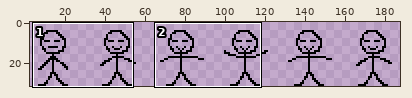
A sprite sheet gets an edit: assets/spritesheets/big_head.png. The picture above shows the old version from afar; the outline marks the close-up.
Close-up. First the earlier version:
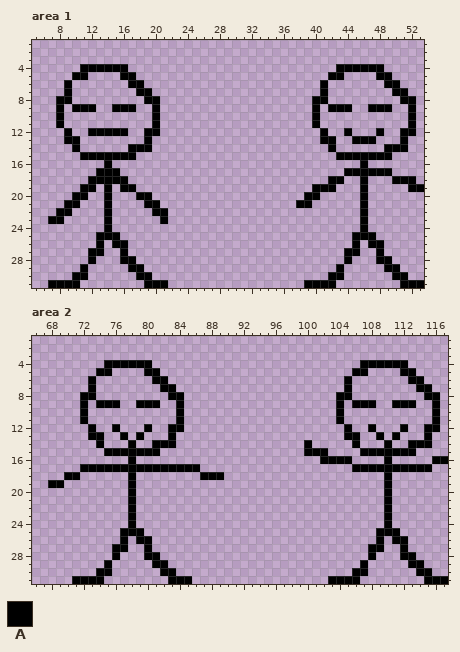
The file is 192x32 pixels. Shown: area 1: x 5..53, y 1..31; area 2: x 66..117, y 1..31. The wide view leaves out empty margins. The commit also changed other parts of the picture, which this record leaves out.
Palette (. is transparent): A #000000
Pixels before, area 1, first column x 7:
 4 ....AAAAAA..........................AAAAAA.....
 5 ...AA....AA........................AA....AA....
 6 ..A.......AA......................A.......AA...
 7 ..A........AA.....................A........AA..
 8 .AA.........AA...................AA.........AA.
 9 .A.AAA..AAA..A...................A.AAA..AAA..A.
10 .A...........A...................A...........A.
11 .A...........A...................A...........A.
12 ..A..AAAAA..AA....................A..A...A..AA.
13 ..AA........A.....................AA..AAA...A..
14 ...A......AAA......................A......AAA..
15 ....AAAAAAA.........................AAAAAAA....
16 .......A...............................A.......
17 ......AAA............................AAAAAA....
18 .....AAAAA.........................AA..A...AAA.
19 ....AA.A.AA......................AAA...A.....AA
20 ...AA..A...AA...................AA.....A.......
21 ..AA...A....AA.................AA......A.......
22 .AA....A.....AA........................A.......
23 AA.....A......A........................A.......
24 .......A...............................A.......
25 ......AAA.............................AAA......
26 ......A.AA............................A.AA.....
27 .....AA..A...........................AA..A.....
28 .....A...AA..........................A...AA....
29 ....A.....AA........................A.....AA...
30 ...AA......AA......................AA......AA..
31 AAAA........AAA.................AAAA........AAA
Pixels before, area 2, first column x 68:
 4 .......AAAAAA..........................AAAAAA.....
 5 ......AA....AA........................AA....AA....
 6 .....A.......AA......................A.......AA...
 7 .....A........AA.....................A........AA..
 8 ....AA.........AA...................AA.........AA.
 9 ....A.AAA..AAA..A...................A.AAA..AAA..A.
10 ....A...........A...................A...........A.
11 ....A...........A...................A...........A.
12 .....A..A...A..AA....................A..A...A..AA.
13 .....AA..A.A...A.....................AA..A.A...A..
14 ......A...A..AAA................A.....A...A..AAA..
15 .......AAAAAAA..................AAA....AAAAAAA....
16 ..........A.......................AAAA....A.....AA
17 ....AAAAAAAAAAAAAAA...................AAAAAAAAAA..
18 ..AA......A........AAA....................A.......
19 AA........A...............................A.......
20 ..........A...............................A.......
21 ..........A...............................A.......
22 ..........A...............................A.......
23 ..........A...............................A.......
24 ..........A...............................A.......
25 .........AAA.............................AAA......
26 .........A.AA............................A.AA.....
27 ........AA..A...........................AA..A.....
28 ........A...AA..........................A...AA....
29 .......A.....AA........................A.....AA...
30 ......AA......AA......................AA......AA..
31 ...AAAA........AAA.................AAAA........AAA
And afterwards:
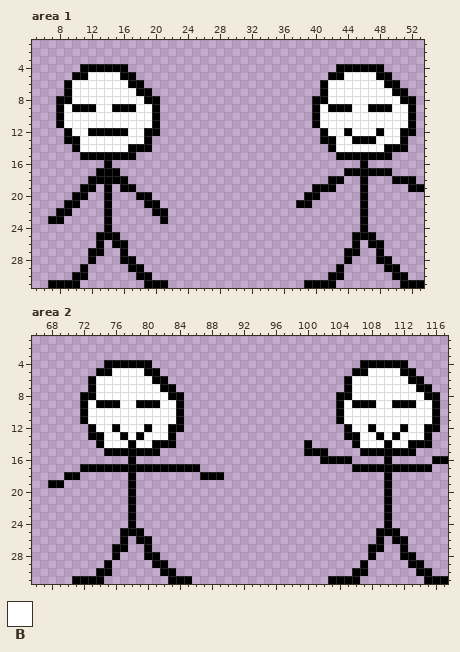
Colours new in this view: B #ffffff
Change:
Area 1:
y 5: x 12..15 .... -> BBBB; x 44..47 .... -> BBBB
y 6: x 10..16 ....... -> BBBBBBB; x 42..48 ....... -> BBBBBBB
y 7: x 10..17 ........ -> BBBBBBBB; x 42..49 ........ -> BBBBBBBB
y 8: x 10..18 ......... -> BBBBBBBBB; x 42..50 ......... -> BBBBBBBBB
y 9: x 9 . -> B; x 13..14 .. -> BB; x 18..19 .. -> BB; x 41 . -> B; x 45..46 .. -> BB; x 50..51 .. -> BB
y 10..11: x 9..19 ........... -> BBBBBBBBBBB; x 41..51 ........... -> BBBBBBBBBBB
y 12: x 10..11 .. -> BB; x 17..18 .. -> BB; x 42..43 .. -> BB; x 45..47 ... -> BBB; x 49..50 .. -> BB
y 13: x 11..18 ........ -> BBBBBBBB; x 43..44 .. -> BB; x 48..50 ... -> BBB
y 14: x 11..16 ...... -> BBBBBB; x 43..48 ...... -> BBBBBB
Area 2:
y 5: x 76..79 .... -> BBBB; x 108..111 .... -> BBBB
y 6: x 74..80 ....... -> BBBBBBB; x 106..112 ....... -> BBBBBBB
y 7: x 74..81 ........ -> BBBBBBBB; x 106..113 ........ -> BBBBBBBB
y 8: x 74..82 ......... -> BBBBBBBBB; x 106..114 ......... -> BBBBBBBBB
y 9: x 73 . -> B; x 77..78 .. -> BB; x 82..83 .. -> BB; x 105 . -> B; x 109..110 .. -> BB; x 114..115 .. -> BB
y 10..11: x 73..83 ........... -> BBBBBBBBBBB; x 105..115 ........... -> BBBBBBBBBBB
y 12: x 74..75 .. -> BB; x 77..79 ... -> BBB; x 81..82 .. -> BB; x 106..107 .. -> BB; x 109..111 ... -> BBB; x 113..114 .. -> BB
y 13: x 75..76 .. -> BB; x 78 . -> B; x 80..82 ... -> BBB; x 107..108 .. -> BB; x 110 . -> B; x 112..114 ... -> BBB
y 14: x 75..77 ... -> BBB; x 79..80 .. -> BB; x 107..109 ... -> BBB; x 111..112 .. -> BB
